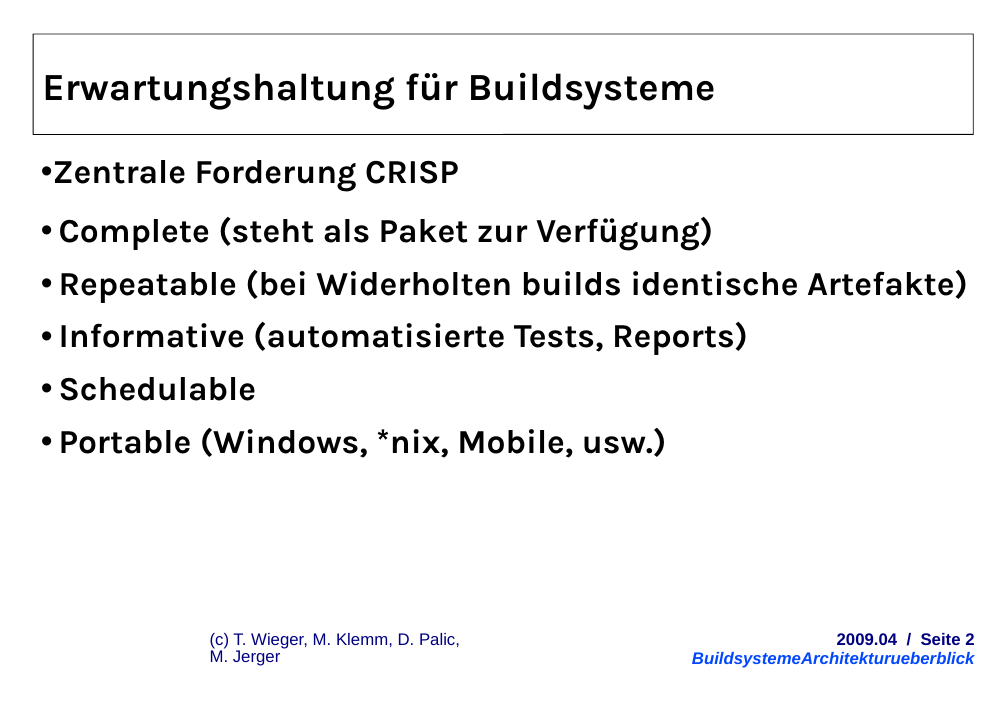
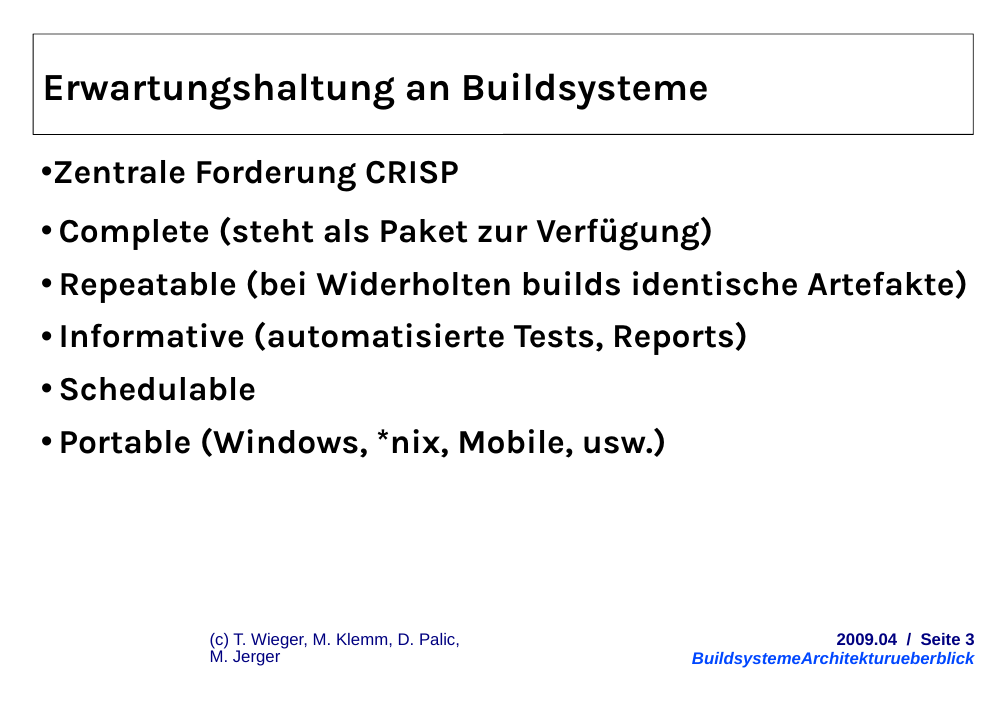
Before and after one commit to herrwieger/experttrainingbuildsystems, a slide deck: slide 3 of praesentationen/BuildsystemeArchitekturueberblick.odp (slide 2 before the commit). Drawn at 1008x713 pixels with LibreOffice and Linux fonts; fonts in the diff are those of the drawing; background and template pictures are left out. Boxes give left, top, right and bottom in pixels: in the first picture for what was removed or moved away, otherwise in the second. Text is boxed around its words. In the diff, an @@ line names an element or a change of style, - is before the commit and + after.

```diff
--- a/praesentationen/BuildsystemeArchitekturueberblick.odp
+++ b/praesentationen/BuildsystemeArchitekturueberblick.odp
@@ title at <box>42,72,709,110</box>: text changed @@
-Erwartungshaltung für Buildsysteme
+Erwartungshaltung an Buildsysteme
@@ text at <box>837,633,974,645</box>: text changed @@
-2009.04 / Seite 2
+2009.04 / Seite 3
```
Also in this commit, not shown: 8 other slides changed, 2 slides added, 1 slide removed.
